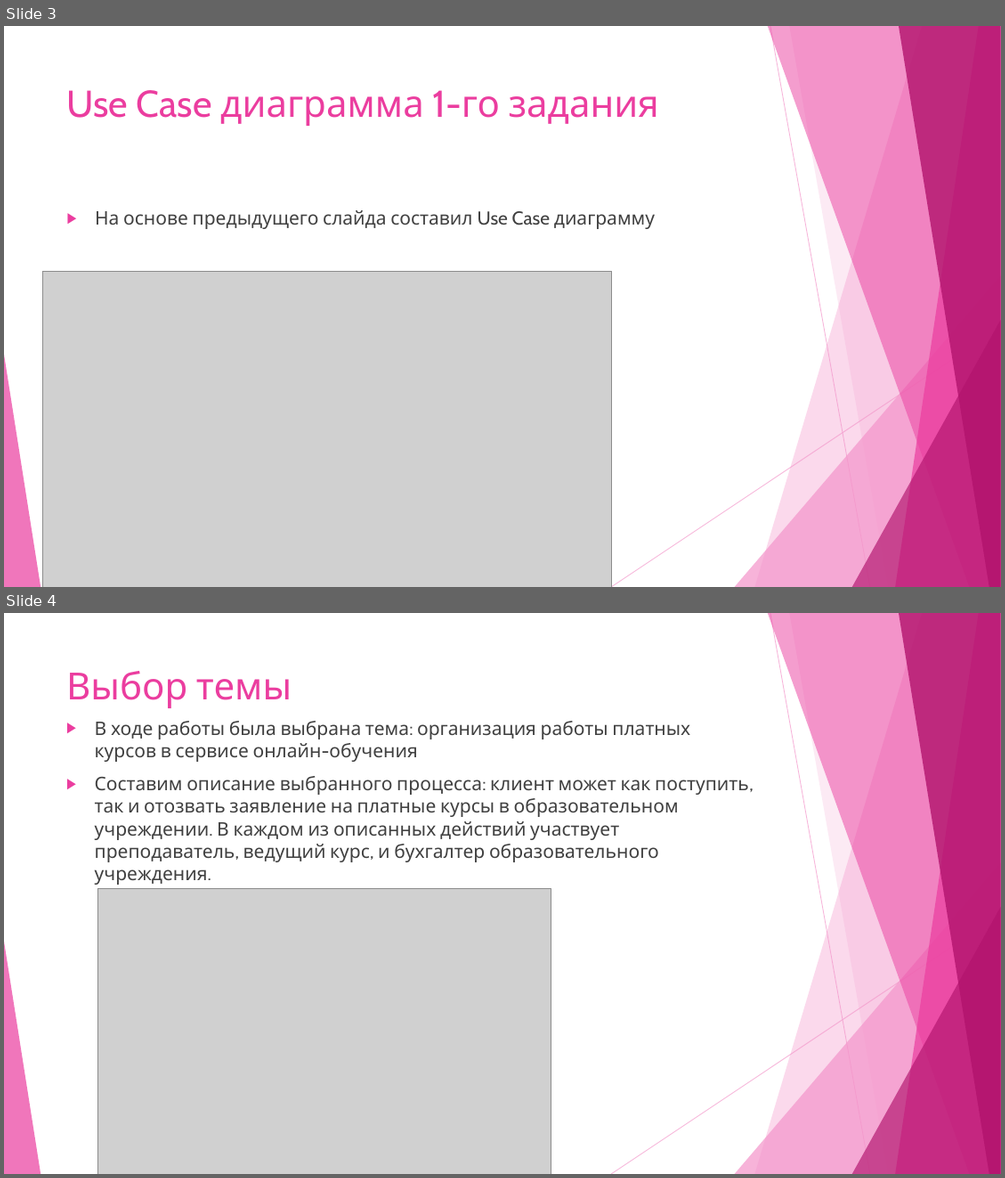
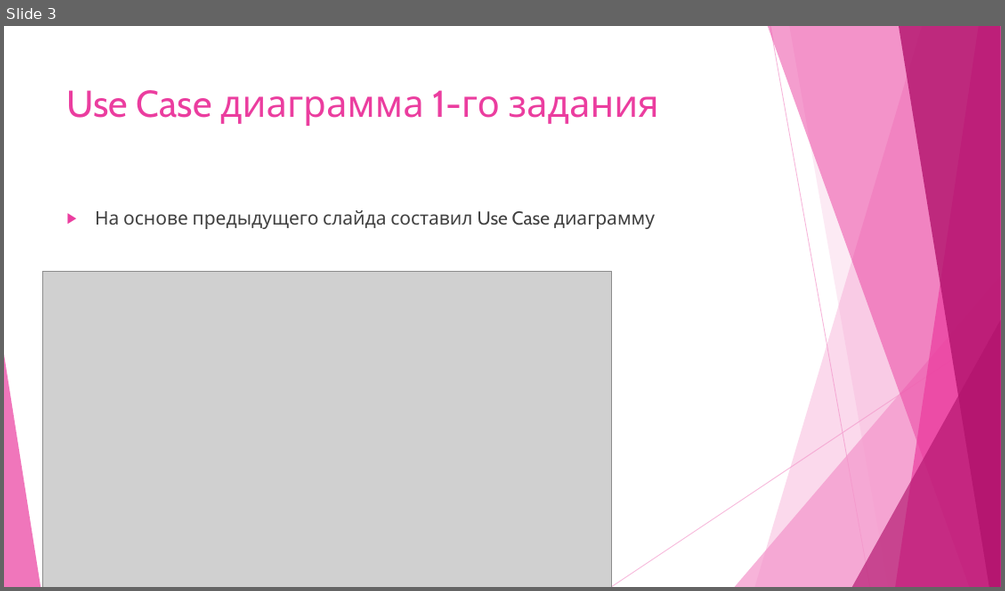
Before and after one commit to Klarnold/pRAKtics, a slide deck: АиКМС/прак_2/АиКМС прак 2.pptx. Shown one above the other, each under a label of ours: slides 3 and 4 before the commit, slide 3 after it. The pictures are 1005x1178 and 1005x591 pixels, drawn with LibreOffice and Linux fonts; fonts in the diff are those of the drawing; grey boxes stand for pictures. Boxes give left, top, right and bottom in pixels: in the first picture for what was removed or moved away, otherwise in the second. Text is boxed around its words. In the diff, an @@ line names an element or a change of style, - is before the commit and + after.

```diff
--- a/АиКМС/прак_2/АиКМС прак 2.pptx
+++ b/АиКМС/прак_2/АиКМС прак 2.pptx
@@ slide 4 removed at bbox=[4, 613, 1001, 1174], background #FFFFFF; not listed: 10 template elements that a slide beside it also shows @@
@@ title removed at bbox=[66, 671, 291, 708] @@
-Выбор темы
@@ text removed at bbox=[95, 721, 749, 884] @@
-▶ В ходе работы была выбрана тема: организация работы платных курсов в сервисе онлайн-обучения
-▶ Составим описание выбранного процесса: клиент может как поступить, так и отозвать заявление на платные курсы в образовательном учреждении. В каждом из описанных действий участвует преподаватель, ведущий курс, и бухгалтер образовательного учреждения.
@@ picture removed at bbox=[97, 889, 550, 1174] @@
```
Also in this commit, not shown: 1 slide changed, 9 other files.
